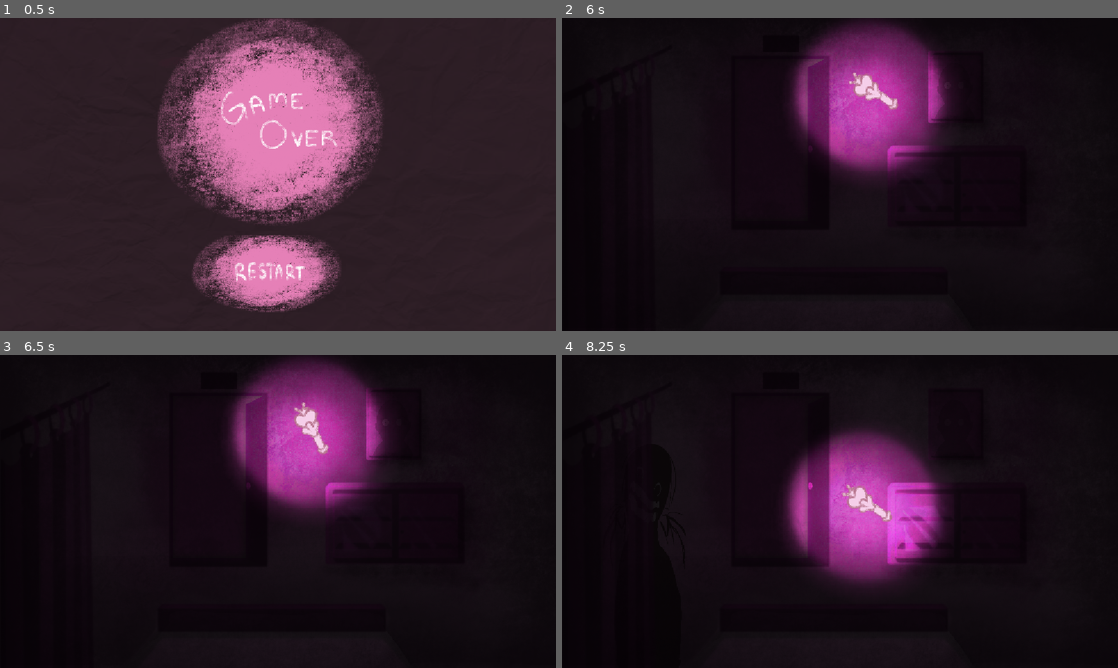
Above: before the commit, frames 1-4 (two rows, left to right).
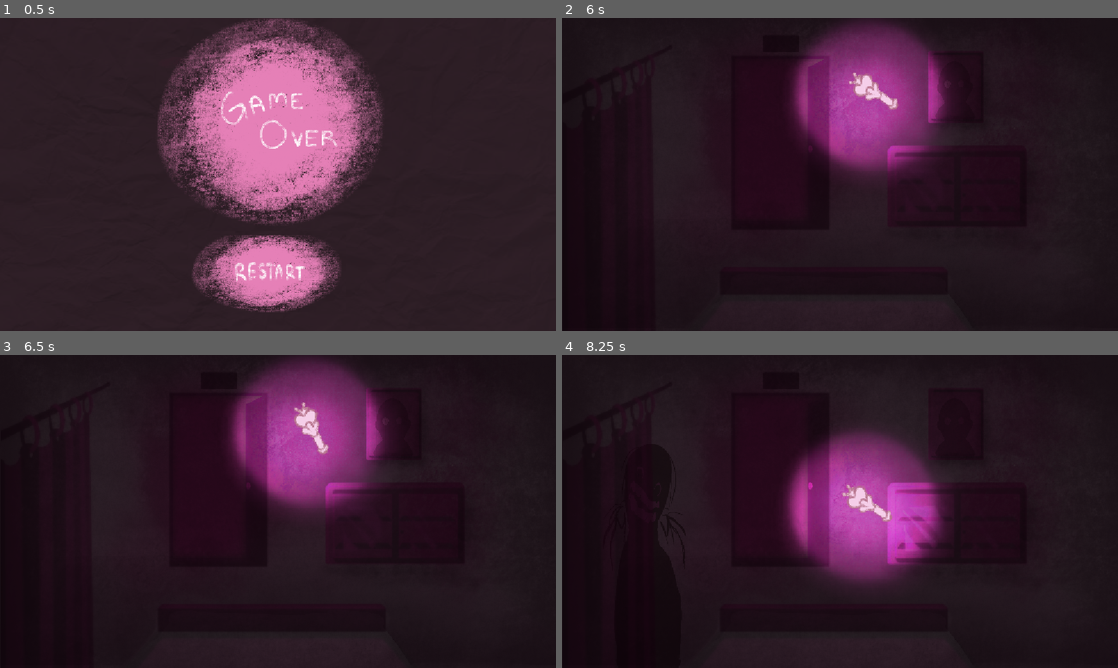
Above: after the commit, the same moments.

Repository: xXample/game-jam-2026
Game: Godot game, scene res://Death.tscn
Same seed, same stepped clock (60 frames per second), same inputs: the game is played once before the commit and once after it. This scene is started directly instead of the project's main scene.
Inputs (mouse positions are in pixels of both pictures, inside the frame that each line leads up to):
- Up to frame 1 (0.5 s): no input
- Up to frame 2 (6 s): click (828, 271) at 0.5 s; click (845, 271) at 1.25 s; click (845, 271) at 2 s; click (845, 271) at 2.75 s; tap Enter at 3.5, 5 s; move the mouse to (751, 99) at 3.52 s; click (751, 99) at 3.67 s; tap Space at 4.25, 5.75 s; move the mouse to (951, 89) at 4.27 s; click (951, 89) at 4.42 s; move the mouse to (606, 80) at 5.02 s; click (606, 80) at 5.17 s; move the mouse to (873, 99) at 5.77 s; click (873, 99) at 5.92 s
- Up to frame 3 (6.5 s): no input
- Up to frame 4 (8.25 s): tap Enter at 6.5 s; move the mouse to (1006, 558) at 6.52 s; click (1006, 558) at 6.67 s; tap Space at 7.25 s; move the mouse to (673, 464) at 7.27 s; click (673, 464) at 7.42 s; move the mouse to (867, 511) at 8.02 s; click (867, 511) at 8.17 s

Frame 1 is identical in both runs. In frame 2, 0.1% of the frame differs, in the area x 52-70%, y 19-32%; in frame 3, 0.1%; in frame 4, less than 0.1%.

Commit message:
fixed wand and chat box and and monsters and and visibility

Diff:
--- a/clickable.gd
+++ b/clickable.gd
@@ -39,6 +39,7 @@
 		#print(get_parent().wacks)
 		if $"Red_collision".is_visible_in_tree():
 			health -= 1
+			bounce_on_hit()
 			if (health == 0):
 				$"Red_collision".hide()
 				$"Red_collision".disabled = true
@@ -49,6 +50,7 @@
 
 		elif $"Yellow_collision".is_visible_in_tree():
 			health -= 1
+			bounce_on_hit()
 			if (health == 0):
 				$"Yellow_collision".hide()
 				$"Yellow_collision".disabled = true
@@ -79,6 +81,14 @@
 	health += 5
 	red_sound.play()
 
+func bounce_on_hit():
+	var original_y = position.y
+
+	var tween = create_tween()
+	tween.tween_property(self, "position:y", original_y + 15, 0.08)
+	tween.tween_property(self, "position:y", original_y - 5, 0.08)
+	tween.tween_property(self, "position:y", original_y, 0.1)
+
 #func game_over():
 	#print("Game Over")
 	#set_process(false)
--- a/death.gd
+++ b/death.gd
@@ -2,8 +2,8 @@
 
 
 # Called when the node enters the scene tree for the first time.
-func _ready() -> void:
-	pass # Replace with function body.
+func _ready():
+	Input.set_mouse_mode(Input.MOUSE_MODE_VISIBLE)
 
 
 # Called every frame. 'delta' is the elapsed time since the previous frame.
--- a/madoka.gd
+++ b/madoka.gd
@@ -32,6 +32,7 @@
 		#print(get_parent().wacks)
 		if $"Pink_collision".is_visible_in_tree():
 			health -= 1
+			bounce_on_hit()
 			if (health == 0):
 				$"Pink_collision".hide()
 				$"Pink_collision".disabled = true
@@ -41,6 +42,7 @@
 				health = RED_HEALTH
 		elif $"Red_collision".is_visible_in_tree():
 			health -= 1
+			bounce_on_hit()
 			if (health == 0):
 				$"Red_collision".hide()
 				$"Red_collision".disabled = true
@@ -51,6 +53,7 @@
 
 		elif $"Yellow_collision".is_visible_in_tree():
 			health -= 1
+			bounce_on_hit()
 			if (health == 0):
 				$"Yellow_collision".hide()
 				$"Yellow_collision".disabled = true
@@ -62,6 +65,15 @@
 
 
 
+func bounce_on_hit():
+	var original_y = position.y
+
+	var tween = create_tween()
+	tween.tween_property(self, "position:y", original_y + 15, 0.08)
+	tween.tween_property(self, "position:y", original_y - 5, 0.08)
+	tween.tween_property(self, "position:y", original_y, 0.1)
+
+
 func make_pink():
 	assert($"Red_collision".is_visible_in_tree())
 	$"Red_collision".hide()
--- a/main.tscn
+++ b/main.tscn
@@ -215,7 +215,7 @@
 color = Color(0, 1, 0, 1)
 
 [node name="Yellow_collision" type="CollisionShape2D" parent="Mirror" unique_id=1646963176]
-position = Vector2(-103, 104)
+position = Vector2(-103, 101)
 shape = SubResource("RectangleShape2D_kq58d")
 
 [node name="ColorRect" type="ColorRect" parent="Mirror/Yellow_collision" unique_id=485426682]
@@ -228,13 +228,13 @@
 color = Color(1, 1, 0, 1)
 
 [node name="mirror-1" type="Sprite2D" parent="Mirror/Yellow_collision" unique_id=240679363]
-modulate = Color(1, 1, 1, 0.34901962)
+modulate = Color(1, 1, 1, 0.49803922)
 position = Vector2(-15.999977, 38)
 scale = Vector2(0.2870473, 0.3177745)
 texture = ExtResource("11_d13ii")
 
 [node name="Red_collision" type="CollisionShape2D" parent="Mirror" unique_id=2014869768]
-position = Vector2(-102, 107)
+position = Vector2(-102, 96)
 shape = SubResource("RectangleShape2D_seu75")
 
 [node name="ColorRect" type="ColorRect" parent="Mirror/Red_collision" unique_id=577544779]
@@ -377,7 +377,7 @@
 expand_mode = 1
 
 [node name="CanvasModulate" type="CanvasModulate" parent="." unique_id=1016719170]
-color = Color(0.104499996, 0.104499996, 0.11, 0.7372549)
+color = Color(0.18431373, 0.047058824, 0.13725491, 0.54901963)
 
 [node name="PointLight2D" type="PointLight2D" parent="." unique_id=202398473]
 position = Vector2(-1, 0)
--- a/main_menu.gd
+++ b/main_menu.gd
@@ -3,7 +3,7 @@
 
 # Called when the node enters the scene tree for the first time.
 func _ready():
-		Input.set_mouse_mode(Input.MOUSE_MODE_VISIBLE)
+	Input.set_mouse_mode(Input.MOUSE_MODE_VISIBLE)
 
 
 # Called every frame. 'delta' is the elapsed time since the previous frame.
--- a/you_win.gd
+++ b/you_win.gd
@@ -2,8 +2,8 @@
 
 
 # Called when the node enters the scene tree for the first time.
-func _ready() -> void:
-	pass # Replace with function body.
+func _ready():
+	Input.set_mouse_mode(Input.MOUSE_MODE_VISIBLE)
 
 
 # Called every frame. 'delta' is the elapsed time since the previous frame.
